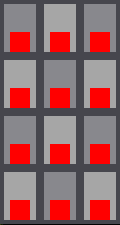
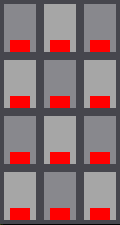
Two versions of the same layered image (120 × 225). Layer-by-layer changes:
painted on "rect" over (10, 32, 110, 208)
